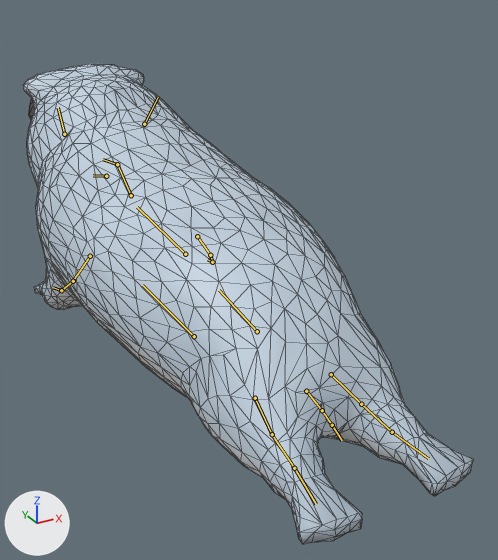
What one commit did to the glTF model game/art/models/battle/harbor_seal.glb.
Both versions are drawn from a 50 mm camera at (-0.507, -1.157, 0.679) aimed at (0.079, -0.09, 0.146). Lighting does not change. The marker at lower left points along +X, +Y and +Z. The older version comes first. Both versions are drawn at frame 2 of the action 'victory'; the numbers are the values there. The bones that bend it are drawn over the model as lines. Mesh edges are drawn as thin lines.

Objects in the first picture: 'harbor_seal_movie'.
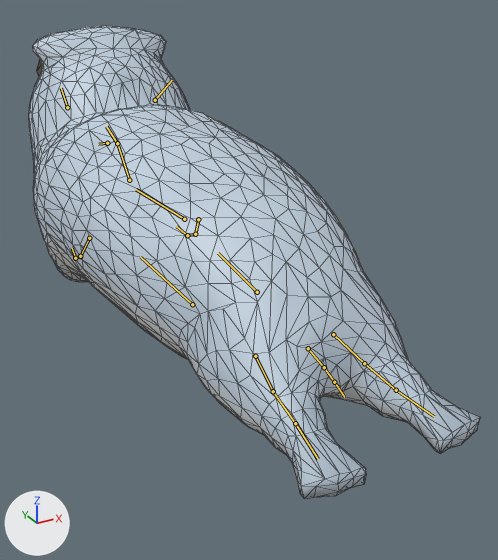
The change in detail:
Bone 'root' (bone_root) moves from (0.0, 0.0, 0.0) to (0.0, 0.0, 0.073).
Bone 'chest' (bone_chest) turns from (0, 0, 0) to (-7, 0, 0) degrees about its own x, y and z.
Bone 'neck' (bone_neck) turns from (3, 0, 0) to (23, 0, 0) degrees about its own x, y and z.
Bone 'head' (bone_head) turns from (0, 0, 9) to (9, 0, 0) degrees about its own x, y and z.
Bone 'jaw' (bone_jaw) turns from (0, 0, 0) to (-23, 0, 0) degrees about its own x, y and z.
Bone 'fl_upper.L' (bone_fl_upper_l) turns from (0, 0, 0) to (29, 0, -22) degrees about its own x, y and z.
Bone 'fl_upper.R' (bone_fl_upper_r) turns from (-3, 0, 0) to (32, 0, 22) degrees about its own x, y and z.

Changed parts and their boxes [x1, y1, x2, y2] in the pictures (498 x 560 px):
'harbor_seal_movie', posed: before [23, 64, 474, 544]; after [29, 26, 481, 498]
bone 'root', root to tip: before (194, 336) to (142, 285); after (192, 304) to (140, 257)
bone 'chest', root to tip: before (185, 254) to (137, 207); after (184, 219) to (136, 189)
bone 'neck', root to tip: before (131, 195) to (117, 164); after (129, 180) to (117, 143)
bone 'head', root to tip: before (117, 164) to (103, 159); after (117, 143) to (106, 126)
bone 'jaw', root to tip: before (106, 176) to (93, 175); after (107, 143) to (98, 144)
bone 'fl_upper.L', root to tip: before (90, 256) to (73, 281); after (89, 238) to (80, 256)
bone 'fl_upper.R', root to tip: before (197, 236) to (210, 255); after (198, 219) to (195, 234)
